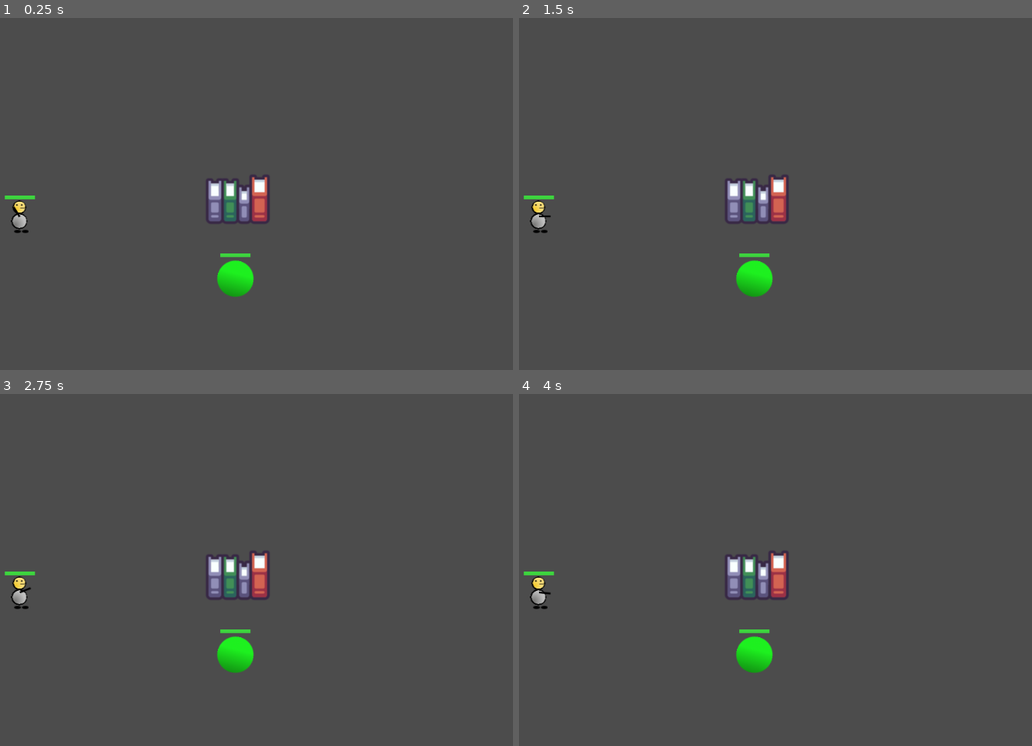
Above: before the commit, frames 1-4 (two rows, left to right).
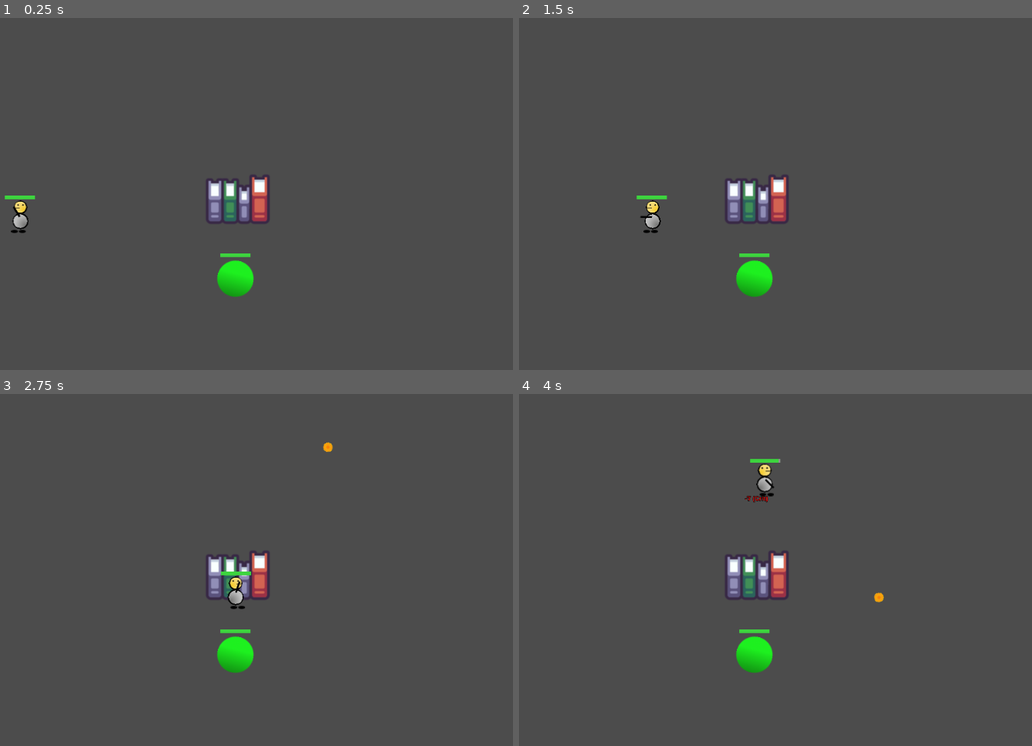
Above: after the commit, the same moments.

Repository: NPGodotEngine/Hack_And_Slash
Game: Godot game, scene res://Levels/TestLevel.tscn
Two runs of this game, one before a commit and one after it. Both use one fixed random seed, a clock stepped at 60 frames per second and the inputs below. The project has no main scene, so this scene is started directly.
Inputs (mouse positions are in pixels of both pictures, inside the frame that each line leads up to):
- Up to frame 1 (0.25 s): no input
- Up to frame 2 (1.5 s): tap Enter at 0.5 s; move the mouse to (862, 179) at 0.52 s; press the mouse at (862, 179) at 0.53 s; hold D (move_right) 0.53-1.28 s; right-click (862, 179) at 0.8 s; move the mouse to (601, 215) at 1.27 s; release the mouse at (601, 215) at 1.28 s; hold Down (ui_down) from 1.28 s (still down); right-click (601, 215) at 1.35 s
- Up to frame 3 (2.75 s): click (82, 591) at 1.55 s; tap Space at 2 s; move the mouse to (266, 496) at 2.02 s; release Down (ui_down) at 2.03 s; press the mouse at (266, 496) at 2.03 s; hold D (move_right) from 2.03 s (still down); right-click (266, 496) at 2.3 s
- Up to frame 4 (4 s): move the mouse to (693, 647) at 2.77 s; release D (move_right) at 2.78 s; release the mouse at (693, 647) at 2.78 s; hold W (move_up) 2.78-3.53 s; right-click (693, 647) at 2.85 s; click (693, 647) at 3.05 s; move the mouse to (914, 629) at 3.52 s; press the mouse at (914, 629) at 3.53 s; hold Left (ui_left) from 3.53 s (still down); right-click (914, 629) at 3.8 s

The runs differ from the first frame. In frame 1, 0.2% of the frame differs, in the area x 2-6%, y 51-62%; in frame 2, 0.6%; in frame 3, 0.6%; in frame 4, 0.6%, in the area x 0-72%, y 18-62%.
Error before the commit: Parse Error: Can't preload resource at path: res://Skills/FireSkill/FireSkill.tscn (res://Skills/SkillManager/SkillManager.gd:8)

Commit message:
Add: FireBulletSkill gameplay

Diff:
--- a/Character/Character.gd
+++ b/Character/Character.gd
@@ -234,19 +234,20 @@
 	if hit_damage.is_critical:
 		total_damage *= _critical_strike_multiplier
 
-	# Instance a damage label
-	var damage_label = _damage_label_tscn.instance()
-	if damage_label:
-		add_child(damage_label)
-		damage_label.global_position = global_position + _damage_label_offset
-		damage_label.set_damage(
-			total_damage,
-			hit_damage.is_critical,
-			hit_damage.color_of_damage,
-			Color.black,
-			"-",
-			" (Crit)" if hit_damage.is_critical else ""
-		)
+	# Instance a damage label if any
+	if _damage_label_tscn:
+		var damage_label = _damage_label_tscn.instance()
+		if damage_label:
+			add_child(damage_label)
+			damage_label.global_position = global_position + _damage_label_offset
+			damage_label.set_damage(
+				total_damage,
+				hit_damage.is_critical,
+				hit_damage.color_of_damage,
+				Color.black,
+				"-",
+				" (Crit)" if hit_damage.is_critical else ""
+			)
 
 	# set new health
 	_set_health(_health - total_damage)
--- a/Character/Player/Player.gd
+++ b/Character/Player/Player.gd
@@ -39,6 +39,8 @@
 	connect("die", self, "_on_die")
 
 	_update_health_bar()
+
+	logging()
 
 func physics_tick(_delta: float) -> void:
 	_move()
@@ -98,30 +100,30 @@
 func _on_max_health_changed(_from_max_health:int, _to_max_health:int) -> void:
 	_update_health_bar()
 
-func _on_take_damage(hit_damage:HitDamage, total_damage:int) -> void:
+func _on_take_damage(_hit_damage:HitDamage, _total_damage:int) -> void:
 	_update_health_bar()
 
 func _on_die(_character:Character) -> void:
 	print("player die %d / %d" %[_health, _max_health])
 
-# # for testing health bar
-# func _unhandled_input(event: InputEvent) -> void:
+# for testing health bar
+func _unhandled_input(event: InputEvent) -> void:
 
-# 	if event.is_action_pressed("ui_down"):
-# 		add_exp(randi() % 10 + 1)
-# 		logging()
+	if event.is_action_pressed("ui_down"):
+		add_exp(randi() % 10 + 1)
+		logging()
 
-# 	if event.is_action_pressed("ui_left"):
-# 		var crit = randi()%2
-# 		var hit_damage = HitDamage.new().init(
-# 			null,
-# 			null,
-# 			randi()%10+1,
-# 			crit,
-# 			Color.red if crit else Color.white)
-# 		take_damage(hit_damage)
-# 		logging()
+	if event.is_action_pressed("ui_left"):
+		var crit = randi()%2
+		var hit_damage = HitDamage.new().init(
+			null,
+			null,
+			randi()%10+1,
+			crit,
+			Color.red if crit else Color.white)
+		take_damage(hit_damage)
+		logging()
 
-# func logging() -> void:
-# 	print("level:%d, max_level:%d exp:%d, next_exp:%d, health:%d, max_health:%d, damage:%d, dead:%s" %
-# 			[_level, MAX_LEVEL, _current_exp, _next_level_exp_requried, _health, _max_health, _damage, _is_dead])
+func logging() -> void:
+	print("level:%d, max_level:%d exp:%d, next_exp:%d, health:%d, max_health:%d, damage:%d, dead:%s" %
+			[_level, MAX_LEVEL, _current_exp, _next_level_exp_requried, _health, _max_health, _damage, _is_dead])
--- a/Levels/TestLevel.tscn
+++ b/Levels/TestLevel.tscn
@@ -23,7 +23,6 @@
 [node name="Player" parent="." instance=ExtResource( 1 )]
 position = Vector2( 202, 344 )
 collision_mask = 3
-_level = 5
 _base_damage = 12
 _critical_strike_chance = 0.173
 
--- a/Skills/Projectile/FireSkill/FireBullet/FireBullet.tscn
+++ b/Skills/Projectile/FireBulletSkill/FireBullet/FireBullet.tscn
@@ -1,8 +1,7 @@
 [gd_scene load_steps=4 format=2]
 
-[ext_resource path="res://Assets/Fire_ball.png" type="Texture" id=1]
-[ext_resource path="res://Skills/Projectile/Projectile.gd" type="Script" id=2]
-
+[ext_resource path="res://Skills/Projectile/Projectile.gd" type="Script" id=1]
+[ext_resource path="res://Assets/Fire_ball.png" type="Texture" id=2]
 
 [sub_resource type="CircleShape2D" id=1]
 radius = 8.0
--- /dev/null
+++ b/Skills/Projectile/FireBulletSkill/FireBulletSkill.gd
@@ -0,0 +1,47 @@
+extends ProjectileSkill
+
+export (float) var max_shooting_angle = 15.0
+
+func execute(position:Vector2, direction:Vector2) -> void:
+    .execute(position, direction)
+
+    # get facing direction
+    var face_dir: Vector2 = get_global_mouse_position() - skill_owner.global_position
+
+    # use fan shape for shooting projectile
+    var shoot_dirs = get_fan_shooting_style(face_dir, deg2rad(max_shooting_angle), self.projectile_count)
+
+    # shoot projectiles
+    for dir in shoot_dirs:
+        var bullet: Projectile = self.projectile_scene.instance()
+        get_tree().current_scene.add_child(bullet)
+        bullet.direction = dir
+        bullet.global_position = self.skill_owner.global_position
+        bullet.hit_damage = self.get_hit_damage()
+        bullet.speed = self.projectile_speed
+        bullet.life_span = self.projectile_life_span
+
+    start_cool_down()
+
+# Return vector2 as direction for each projectiles
+func get_fan_shooting_style(direction:Vector2, max_angle_radian:float, projectile_count:int) -> Array:
+    # return direction if only 1 projectile
+    if projectile_count == 1: return [direction.normalized()]
+
+    var count: int = projectile_count - 1
+    var dir_norm: Vector2 = direction.normalized()
+    var angles: Array = []
+
+    # angle in interval
+    var split_angle_radin: float = max_angle_radian / count
+
+    # angle offset
+    var angle_offset: float = max_angle_radian / 2.0
+
+    # calcualte angle for each projectile
+    for i in projectile_count:
+        var rot: float = i * split_angle_radin - angle_offset
+        var dir: Vector2 = dir_norm.rotated(rot)
+        angles.append(dir)
+
+    return angles
--- /dev/null
+++ b/Skills/Projectile/FireBulletSkill/FireBulletSkill.tscn
@@ -0,0 +1,18 @@
+[gd_scene load_steps=4 format=2]
+
+[ext_resource path="res://Skills/Projectile/FireBulletSkill/FireBulletSkill.gd" type="Script" id=1]
+[ext_resource path="res://Skills/Projectile/FireBulletSkill/FireBullet/FireBullet.tscn" type="PackedScene" id=2]
+[ext_resource path="res://Assets/Fire_ball.png" type="Texture" id=3]
+
+[node name="FireBulletSkill" type="Node2D"]
+script = ExtResource( 1 )
+cooldown_duration = 0.7
+damage_multiplier = 1.5
+projectile_scene = ExtResource( 2 )
+projectile_speed = 600.0
+projectile_life_span = 1.5
+max_projectile_size = 3
+
+[node name="Sprite" type="Sprite" parent="."]
+visible = false
+texture = ExtResource( 3 )
--- a/Skills/Projectile/FireSkill/FireSkill.tscn
+++ /dev/null
@@ -1,14 +0,0 @@
-[gd_scene load_steps=4 format=2]
-
-[ext_resource path="res://Assets/Fire_ball.png" type="Texture" id=1]
-[ext_resource path="res://Skills/Projectile/ProjectileSkill.gd" type="Script" id=2]
-[ext_resource path="res://Skills/Projectile/FireSkill/FireBullet/FireBullet.tscn" type="PackedScene" id=3]
-
-[node name="FireSkill" type="Node2D"]
-script = ExtResource( 2 )
-damage_multiplier = 2.0
-projectile = ExtResource( 3 )
-
-[node name="Sprite" type="Sprite" parent="."]
-visible = false
-texture = ExtResource( 1 )
--- a/Skills/Projectile/IceSkill/IceBullet/IceBullet.tscn
+++ b/Skills/Projectile/IceBulletSkill/IceBullet/IceBullet.tscn
@@ -1,8 +1,7 @@
 [gd_scene load_steps=3 format=2]
 
 [ext_resource path="res://Assets/Icel_ball.png" type="Texture" id=1]
-[ext_resource path="res://Skills/Projectile/FireSkill/FireBullet/FireBullet.tscn" type="PackedScene" id=2]
-
+[ext_resource path="res://Skills/Projectile/FireBulletSkill/FireBullet/FireBullet.tscn" type="PackedScene" id=2]
 
 [node name="IceBullet" instance=ExtResource( 2 )]
 collision_mask = 6
--- /dev/null
+++ b/Skills/Projectile/IceBulletSkill/IceBulletSkill.tscn
@@ -0,0 +1,13 @@
+[gd_scene load_steps=4 format=2]
+
+[ext_resource path="res://Assets/Icel_ball.png" type="Texture" id=1]
+[ext_resource path="res://Skills/Projectile/FireBulletSkill/FireBulletSkill.tscn" type="PackedScene" id=2]
+[ext_resource path="res://Skills/Projectile/IceBulletSkill/IceBullet/IceBullet.tscn" type="PackedScene" id=3]
+
+[node name="IceBulletSkill" instance=ExtResource( 2 )]
+cooldown_duration = 0.2
+damage_multiplier = 1.0
+projectile = ExtResource( 3 )
+
+[node name="Sprite" parent="." index="0"]
+texture = ExtResource( 1 )
--- a/Skills/Projectile/IceSkill/IceSkill.tscn
+++ /dev/null
@@ -1,14 +0,0 @@
-[gd_scene load_steps=4 format=2]
-
-[ext_resource path="res://Skills/Projectile/IceSkill/IceBullet/IceBullet.tscn" type="PackedScene" id=1]
-[ext_resource path="res://Skills/Projectile/FireSkill/FireSkill.tscn" type="PackedScene" id=2]
-[ext_resource path="res://Assets/Icel_ball.png" type="Texture" id=3]
-
-
-[node name="IceSkill" instance=ExtResource( 2 )]
-cooldown_duration = 0.2
-damage_multiplier = 1.0
-projectile = ExtResource( 1 )
-
-[node name="Sprite" parent="." index="0"]
-texture = ExtResource( 3 )
--- a/Skills/Projectile/Projectile.gd
+++ b/Skills/Projectile/Projectile.gd
@@ -4,10 +4,10 @@
 # warning-ignore:RETURN_VALUE_DISCARDED
 
 # Bullet _speed
-export var _speed := 200.0
+export var speed := 200.0
 
 # Bullet life span duration
-export var _life_span := 3.0
+export var life_span := 3.0 setget set_life_span
 
 # Life span timer
 var _life_span_timer: Timer = null
@@ -18,16 +18,22 @@
 # Hit damage
 var hit_damage: HitDamage = null
 
+## Getter Setter ##
+func set_life_span(value:float) -> void:
+    if not is_inside_tree() or not _life_span_timer:
+        yield(self, "ready")
+    life_span = value
+    _life_span_timer.start(life_span)
+## Getter Setter ##
+
 func _ready() -> void:
     # warning-ignore:RETURN_VALUE_DISCARDED
 
     _life_span_timer = Timer.new()
     _life_span_timer.name = "LifeSpanTimer"
     add_child(_life_span_timer)
-    _life_span_timer.wait_time = _life_span
     _life_span_timer.one_shot = true
     _life_span_timer.connect("timeout", self, "queue_free")
-    _life_span_timer.start()
 
     connect("body_entered", self, "_on_body_entered")
 
@@ -36,7 +42,7 @@
         _life_span_timer.disconnect("timeout", self, "queue_free")
 
 func _physics_process(delta: float) -> void:
-    var velocity := direction.normalized() * _speed * delta
+    var velocity := direction.normalized() * speed * delta
     global_rotation = direction.angle()
     global_position += velocity
 
--- a/Skills/Projectile/ProjectileSkill.gd
+++ b/Skills/Projectile/ProjectileSkill.gd
@@ -1,29 +1,47 @@
+# ProjectileSkill extended from Skill
+##
+# Designed specific to shooting projectile
+class_name ProjectileSkill
 extends Skill
 
-# Projectile that skill will instantiate and shoot
-export (PackedScene) var projectile: PackedScene = null
+# Projectile this skill will use to instantiate and shoot
+export (PackedScene) var projectile_scene: PackedScene = null
 
-func execute(position:Vector2, direction:Vector2) -> void:
-    assert(projectile , "projectile not given")
+# Speed that will be applied to projectile
+export (float) var projectile_speed := 200.0
 
-    var projectile_instance: Projectile = projectile.instance()
-    get_tree().current_scene.add_child(projectile_instance)
-    projectile_instance.direction = direction
-    projectile_instance.hit_damage = get_hit_damage()
-    projectile_instance.global_position = position
+# Penetration that will be applied to projectile
+export (float, 0.0, 1.0) var projectile_penetration := 0.0
 
-    start_cool_down()
+# Life span tha will be applied to projectile
+export (float) var projectile_life_span := 3.0
 
-func get_hit_damage() -> HitDamage:
-    var is_critical = false
-    var character: Character = skill_owner as Character
-    if character:
-        is_critical = character.is_critical()
+# Maximum of projectil size can shoot at time
+export (int) var max_projectile_size := 1
 
-    return HitDamage.new().init(
-        skill_owner,
-        self,
-        get_damage_output(),
-        is_critical,
-        Color.white if not is_critical else Color.red
-    )
+# Currnt projectile count can shoot at time
+var projectile_count: int = 1 setget _no_set, get_projectile_count
+
+## Getter Setter ##
+func _no_set(_value) -> void:
+    push_warning("Set property not allowed")
+    return
+
+func get_projectile_count() -> int:
+    projectile_count = 1
+
+    # scale projectile count base on character level
+    # otherwise default to 1
+    if skill_owner and skill_owner is Character:
+        var scale: float = skill_owner._level * skill_owner.MAX_LEVEL / 100.0
+        var count: int = int(round(max_projectile_size * scale))
+        count = int(min(max(1, count), max_projectile_size))
+        projectile_count = count
+
+    return projectile_count
+## Getter Setter ##
+
+## Override ##
+func execute(_position:Vector2, _direction:Vector2) -> void:
+    assert(projectile_scene , "projectile_scene is null")
+## Override ##
--- a/Skills/Skill.gd
+++ b/Skills/Skill.gd
@@ -79,7 +79,20 @@
 
 # Get hit damage
 func get_hit_damage() -> HitDamage:
-	return null
+	var is_critical = false
+	# check if it is critical hit
+	var character: Character = skill_owner as Character
+	if character:
+		is_critical = character.is_critical()
+
+	# return hit damage information
+	return HitDamage.new().init(
+		skill_owner,
+		self,
+		get_damage_output(),
+		is_critical,
+		Color.white if not is_critical else Color.red
+	)
 
 # Execute skill
 # with global position and direction
--- a/Skills/SkillManager/SkillManager.gd
+++ b/Skills/SkillManager/SkillManager.gd
@@ -5,8 +5,8 @@
 
 # List of active skills
 var active_skills: Array = [
-	preload("res://Skills/FireSkill/FireSkill.tscn").instance(),
-	preload("res://Skills/IceSkill/IceSkill.tscn").instance()
+	preload("res://Skills/Projectile/FireBulletSkill/FireBulletSkill.tscn").instance()
+	# preload("res://Skills/IceSkill/IceBulletSkill.tscn").instance()
 ]
 
 func _ready() -> void:
@@ -18,18 +18,24 @@
 
 # Execute a skill by index
 func execute_skill(index:int, position:Vector2, direction:Vector2) -> void:
+	if index >= active_skills.size(): return
+
 	var skill: Skill = active_skills[index]
 	if skill and skill.is_skill_ready:
 		skill.execute(position, direction)
 
 # Cancel a skill by index
 func cancel_skill_execution(index:int) -> void:
+	if index >= active_skills.size(): return
+
 	var skill: Skill = active_skills[index]
 	if skill:
 		skill.cancel_execution()
 
 # Get skill by index
 func get_skill_by(index:int) -> Skill:
+	if index >= active_skills.size(): return null
+
 	if active_skills and active_skills.size() > 0 and index < active_skills.size():
 		return active_skills[index]
 
--- a/project.godot
+++ b/project.godot
@@ -34,6 +34,11 @@
 "language": "GDScript",
 "path": "res://Skills/Projectile/Projectile.gd"
 }, {
+"base": "Skill",
+"class": "ProjectileSkill",
+"language": "GDScript",
+"path": "res://Skills/Projectile/ProjectileSkill.gd"
+}, {
 "base": "Node2D",
 "class": "Skill",
 "language": "GDScript",
@@ -50,6 +55,7 @@
 "HitDamage": "",
 "Player": "",
 "Projectile": "",
+"ProjectileSkill": "",
 "Skill": "",
 "SkillManager": ""
 }
Not shown: 1 places in Skills/Projectile/FireBulletSkill/FireBullet/FireBullet.tscn that only renumber resources
Renamed: Skills/Projectile/FireSkill/FireBullet/fire.png -> Skills/Projectile/FireBulletSkill/FireBullet/fire.png
Not shown, changed: Skills/Projectile/FireBulletSkill/FireBullet/fire.png.import
Renamed: Skills/Projectile/IceSkill/IceBullet/ice.png -> Skills/Projectile/IceBulletSkill/IceBullet/ice.png
Not shown, changed: Skills/Projectile/IceBulletSkill/IceBullet/ice.png.import
